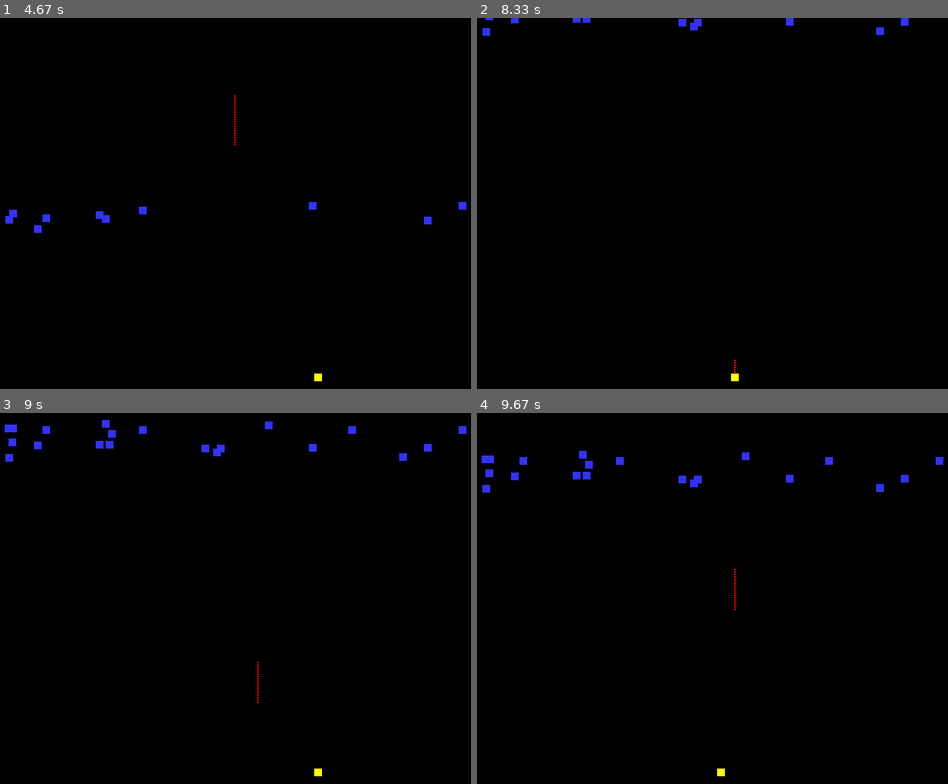
Above: before the commit, frames 1-4 (two rows, left to right).
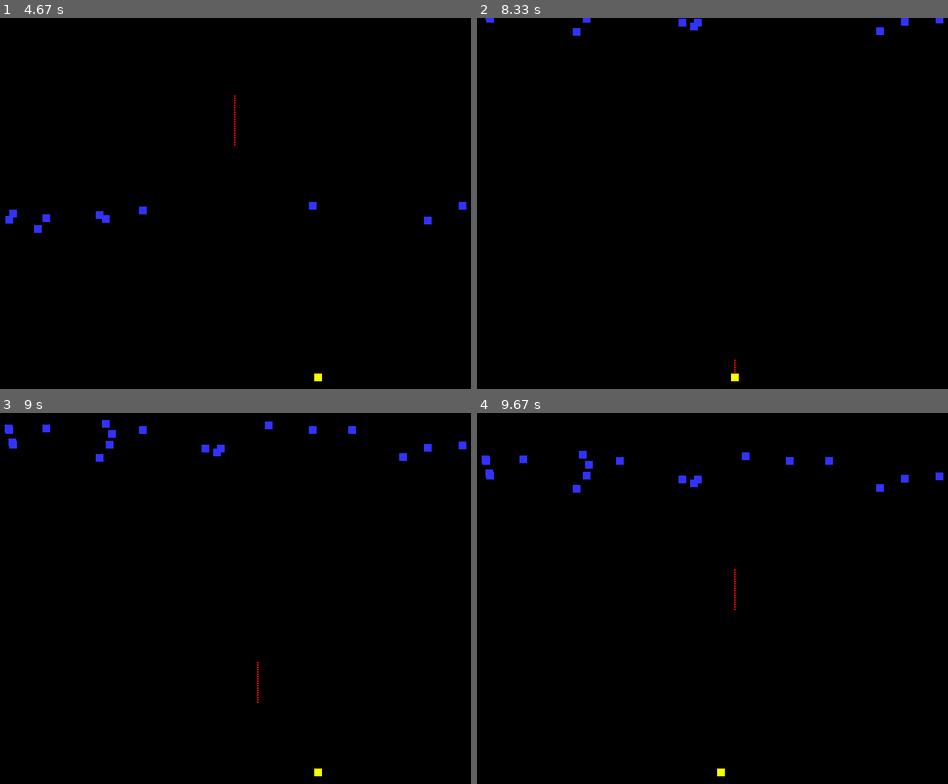
Above: after the commit, the same moments.

Repository: cduck1/dukecw-classwork
Game: pygame game, started from PyGame/invaders.py
The game is run twice, just before and just after one commit, with the same random seed, the same clock (stepped at 60 frames per second) and the same inputs.
Inputs:
- Up to frame 1 (4.67 s): hold Right 0.33-0.8 s; hold Up 0.83-1.13 s; hold Right 1.17-1.63 s; hold Left 1.67-2.2 s; hold Left 2.23-2.63 s; hold Up 2.67-3.03 s; hold Right 3.07-3.7 s; hold Left 3.73-4.2 s; hold Right from 4.23 s (still down)
- Up to frame 2 (8.33 s): release Right at 4.7 s; hold Up 4.73-5.03 s; hold Right 5.07-5.53 s; hold Left 5.57-6.1 s; hold Left 6.13-6.53 s; hold Right 6.57-7.2 s; hold Left 7.23-7.7 s; hold Right 7.73-8.2 s; hold Up from 8.23 s (still down)
- Up to frame 3 (9 s): release Up at 8.53 s; hold Right from 8.57 s (still down)
- Up to frame 4 (9.67 s): release Right at 9.03 s; hold Left 9.07-9.6 s; hold Left from 9.63 s (still down)

Frame 1 is identical in both runs. In frame 2, 0.2% of the frame differs, in the area x 1-100%, y 0-5%; in frame 3, 0.3%, in the area x 1-100%, y 3-14%; in frame 4, 0.3%.

Commit message:
Update invaders.py

Diff:
--- a/PyGame/invaders.py
+++ b/PyGame/invaders.py
@@ -2,32 +2,37 @@
 import random
 import math
 
-# -- Colours
+# Colours
 BLACK = (0,0,0)
 WHITE = (255,255,255)
 BLUE = (50,50,255)
 YELLOW = (255,255,0)
 RED = (255,0,0)
-# -- Initialise PyGame
+# Initialise PyGame
 pygame.init()
-# -- Blank Screen
+# Blank Screen
 size = (640,480)
 screen = pygame.display.set_mode(size)
-# -- Title of new window/screen
+# Title of new window/screen
 pygame.display.set_caption("Invader")
+
+# variables
 score = 0
 lives = 3
-print("Lives: " + str(lives))
-# Create a list of the invader blocks
+
+# Create groups for each sprite
 invader_group = pygame.sprite.Group()
 player_group = pygame.sprite.Group()
 bullet_group = pygame.sprite.Group()
 deathbarrier_group = pygame.sprite.Group()
-# Create a list of all sprites
+
+# Create a group of all sprites together
 all_sprites_group = pygame.sprite.Group()
-# -- Manages how fast screen refreshes
+
+# Manages how fast screen refreshes
 clock = pygame.time.Clock()
-# -- Define the class invader which is a sprite
+
+# Make the class for the invader
 class invader(pygame.sprite.Sprite):
     # Define the constructor for invader
     def __init__(self, color, width, height, speed, x, y):
@@ -43,16 +48,15 @@
         self.rect.x = x
         self.rect.y = y
         self.speed = 1
-    #End Procedure
+    # the y coordinate of the sprite is changed based on the speed and the previous y coord when the sprite is updated
     def update(self):
         self.rect.y = self.rect.y + self.speed
-#End Class
-
-# -- Define the class player which is a sprite
+
+# Make the class for the player
 class player(pygame.sprite.Sprite):
     # Define the constructor for invader
     def __init__(self, color, width, height):
-        # Set the speed of the sprite
+        # Speed is not set here as it is set below in self.speed = 1 and the moveRight and moveLeft procedures below
         # Call the sprite constructor
         super().__init__()
         # Create a sprite and fill it with colour
@@ -63,19 +67,17 @@
         self.rect.x = 300
         self.rect.y = 460
         self.speed = 1
-        #End Procedure
+    #stops the sprite going off the edge of the screen
     def update(self):
         if self.rect.x > 630:
             self.rect.x = 630
         elif self.rect.x < 0:
             self.rect.x = 0
+    #the procedure for what happens when the right and left arrow key is pressed
     def moveRight(self, speed):
         self.rect.x += speed
-    #End Procedure
     def moveLeft(self, speed):
         self.rect.x -= speed
-    #End Procedure
-#End Class
 
 class bullet(pygame.sprite.Sprite):
     # Define the constructor for invader
@@ -102,28 +104,26 @@
         self.image = pygame.Surface([width,height])
         self.image.fill(color)
         self.rect = self.image.get_rect()
-        #start of the death barrier is at at the bottom left of the screen
+        #start of the death barrier is at at the bottom left of the screen (and off the screen)
         self.rect.y = 480
         self.rect.x = 0
 
+# -- GAME LOOP --
 def gameLoop(lives, score):
-    # -- Exit game flag set to false
+    # Exit game flag set to false
     done = False
-    # -- Variables
-    bullet_count = 100
-
-    #end the game when the player's lives are 0
-    if lives == 0:
-        print("NO LIVES. GAME OVER.")
-        done = True
+
+    # Variables
+    bullet_count = 50
+
+    print("Lives: " + str(lives))
 
     # Create the invaderships
-    number_of_ships = 10 # we are creating 50 invaders
+    number_of_ships = 10 # we are creating 10 invaders
     for x in range (number_of_ships):
-        my_invader = invader(BLUE, 10, 10, 1, random.randrange(0, 600), random.randrange(-50, 0)) # invaderships are white with size 5 by 5 px
+        my_invader = invader(BLUE, 10, 10, 1, random.randrange(0, 600), random.randrange(-50, 0)) # invaderships are white with size 10 by 10 px
         invader_group.add(my_invader) # adds the new invadership to the group of invaderships
         all_sprites_group.add(my_invader) # adds it to the group of all Sprites
-    #Next
 
     # Create the player
     my_player = player(YELLOW, 10, 10)
@@ -135,49 +135,71 @@
     deathbarrier_group.add(my_deathbarrier)
     all_sprites_group.add(my_deathbarrier)
 
-    # -- Game Loop
+    #display lives
+    font = pygame.font.Font('freesansbold.ttf', 50)
+    text = font.render(("LIVES: " + str(lives)), 1, WHITE)
+    screen.blit(text, (10, 10))
+
+    #display bullet count
+    font = pygame.font.Font('freesansbold.ttf', 50)
+    text = font.render(("BULLETS: " + str(bullet_count)), 1, WHITE)
+    screen.blit(text, (10, 70))
+
+    #display score
+    font = pygame.font.Font('freesansbold.ttf', 50)
+    text = font.render(("SCORE: " + str(score)), 1, WHITE)
+    screen.blit(text, (10, 130))
+
+    # Game Loop
     while not done:
         # -- User input and controls
         for event in pygame.event.get():
             if event.type == pygame.QUIT:
                 done = True
-            elif event.type == pygame.KEYDOWN: # - a key is down
-                if event.key == pygame.K_ESCAPE: # - if the escape key pressed
+            elif event.type == pygame.KEYDOWN: # when a key is down
+                if event.key == pygame.K_ESCAPE: # if the escape key pressed done = True
                     done = True
                 #End If
         keys = pygame.key.get_pressed()
-        if keys[pygame.K_UP]:
-            # Create the bullet
-            my_bullet = bullet(RED, 2, 2, (my_player.rect.x) + 4, my_player.rect.y)
-            bullet_group.add(my_bullet)
-            all_sprites_group.add(my_bullet)
-            bullet_count = bullet_count - 1
-            print("Bullet count: " + str(bullet_count))
+        # create the bullet when the up arrow is pressed
+        if bullet_count != 0:
+            if keys[pygame.K_UP]:
+                my_bullet = bullet(RED, 2, 2, (my_player.rect.x) + 4, my_player.rect.y)
+                bullet_group.add(my_bullet)
+                all_sprites_group.add(my_bullet)
+                bullet_count = bullet_count - 1
+                print("Bullet count: " + str(bullet_count))
         if keys[pygame.K_LEFT]:
             my_player.moveLeft(3)
         if keys[pygame.K_RIGHT]:
             my_player.moveRight(3)
 
-        # -- Game logic goes after this comment
+        # Game logic goes after this comment
         all_sprites_group.update()
-        # -- when invader hits the player add 5 to score.
-        player_hit_group = pygame.sprite.spritecollide(my_player, invader_group, True)
-        # -- when invader hits the bullet add 5 to score.
+
+        # when bullet hits invader add 5 to score
         for my_bullet in bullet_group:
             if pygame.sprite.groupcollide(bullet_group, invader_group, True, True):
                 score = score + 5
                 print("Score: " + str(score))
 
-        if pygame.sprite.spritecollide(my_deathbarrier, invader_group, False):
+        # when the the invader hits the deathbarrier, or hits the player, the gameLoop is restarted
+        if pygame.sprite.spritecollide(my_deathbarrier, invader_group, True) or (pygame.sprite.spritecollide(my_player, invader_group, True)):
             lives = lives - 1
             print("Lives: " + str(lives))
             for my_invader in invader_group:
                 my_invader.rect.y = random.randrange(-50, 0)
+            #removes the sprites
             my_player.kill()
             gameLoop(lives, score)
 
+        # display the GAME OVER screen when lives = 0
+        if lives == 0:
+            gameOver()
+            done = True
+
         # -- Screen background is BLACK
-        screen.fill (BLACK)
+        screen.fill(BLACK)
         # -- Draw here
         all_sprites_group.draw(screen)
         # -- flip display to reveal new position of objects
@@ -185,5 +207,14 @@
         # - The clock ticks over
         clock.tick(60)
         #End While - End of game loop
+
+def gameOver():
+    screen.fill(BLACK)
+    font = pygame.font.Font('freesansbold.ttf', 50)
+    text = font.render("GAME OVER", 1, WHITE)
+    screen.blit(text, (300, 10))
+    print("GAME OVER")
+    clock.tick(60)
+
 gameLoop(lives, score)
 pygame.quit()
